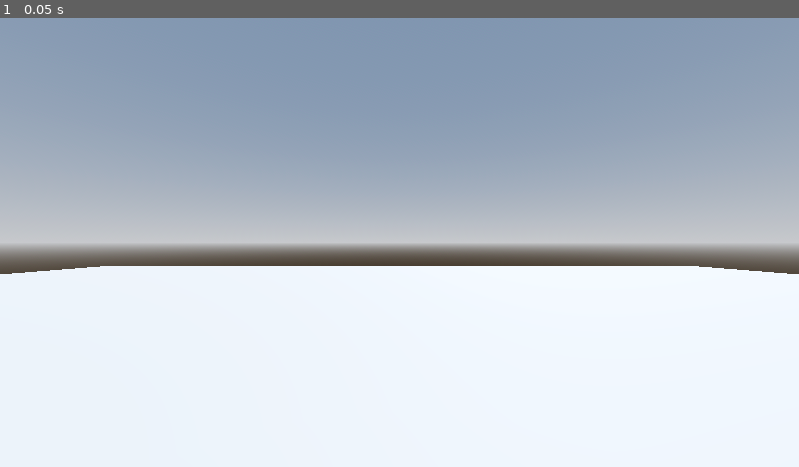
Above: before the commit, frame 1.
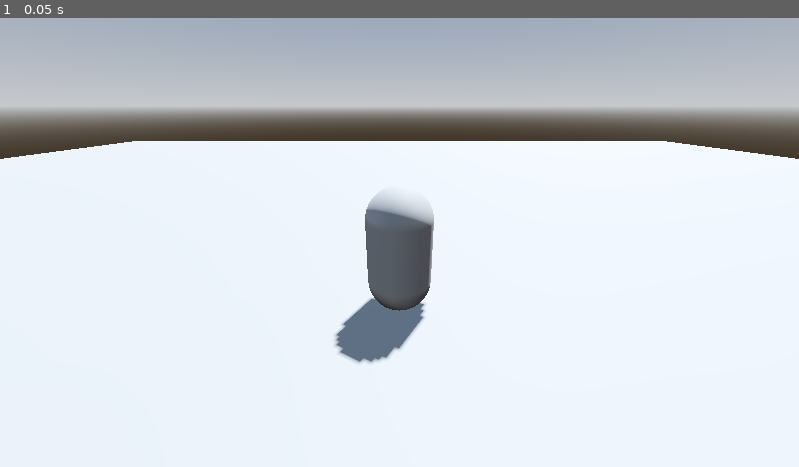
Above: after the commit, the same moment.

Repository: yrubner/3DRpgGD
Game: Godot game, scene res://Levels/level.tscn
Same seed, same stepped clock (60 frames per second), same inputs: the game is played once before the commit and once after it.
Inputs:
- Up to frame 1 (0.05 s): no input

The runs differ from the first frame. In frame 1, 57% of the frame differs, in the area x 0-100%, y 0-78%.

Commit message:
Finished Lesson 3: Creating the Player

Diff:
--- a/Levels/level.tscn
+++ b/Levels/level.tscn
@@ -1,4 +1,6 @@
-[gd_scene load_steps=4 format=3 uid="uid://cbrkiojgwno2n"]
+[gd_scene load_steps=5 format=3 uid="uid://cbrkiojgwno2n"]
+
+[ext_resource type="PackedScene" uid="uid://6yl7adio3uth" path="res://Player/player.tscn" id="1_n1o28"]
 
 [sub_resource type="ProceduralSkyMaterial" id="ProceduralSkyMaterial_wfjg3"]
 sky_horizon_color = Color(0.64625, 0.65575, 0.67075, 1)
@@ -22,9 +24,9 @@
 [node name="WorldEnvironment" type="WorldEnvironment" parent="."]
 environment = SubResource("Environment_y3flv")
 
-[node name="Camera3D" type="Camera3D" parent="."]
-transform = Transform3D(1, 0, 0, 0, 1, 0, 0, 0, 1, 0, 2, 0)
-
 [node name="CSGBox3D" type="CSGBox3D" parent="."]
 transform = Transform3D(1, 0, 0, 0, 1, 0, 0, 0, 1, 0, -0.5, 0)
 size = Vector3(50, 1, 50)
+
+[node name="Player" parent="." instance=ExtResource("1_n1o28")]
+transform = Transform3D(1, 0, 0, 0, 1, 0, 0, 0, 1, 0, 1, 0)
--- /dev/null
+++ b/Player/player.tscn
@@ -0,0 +1,16 @@
+[gd_scene load_steps=3 format=3 uid="uid://6yl7adio3uth"]
+
+[sub_resource type="CapsuleShape3D" id="CapsuleShape3D_n5ak4"]
+
+[sub_resource type="CapsuleMesh" id="CapsuleMesh_4x8lm"]
+
+[node name="Player" type="CharacterBody3D"]
+
+[node name="CollisionShape3D" type="CollisionShape3D" parent="."]
+shape = SubResource("CapsuleShape3D_n5ak4")
+
+[node name="MeshInstance3D" type="MeshInstance3D" parent="."]
+mesh = SubResource("CapsuleMesh_4x8lm")
+
+[node name="Camera3D" type="Camera3D" parent="."]
+transform = Transform3D(1, 0, 0, 0, 0.906308, 0.422618, 0, -0.422618, 0.906308, 0, 2, 4)
Not shown, changed: README.md
